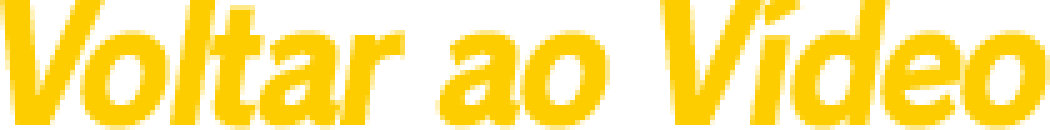
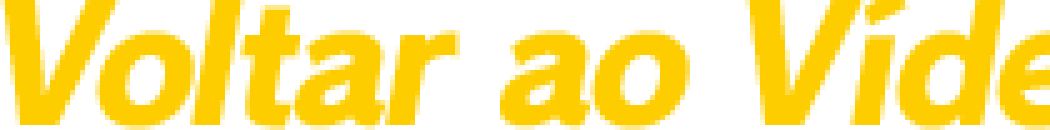
Before/after of a 1050 × 130 layered artwork. What changed in the layer stack:
added layer "Voltar ao Vídeo V2" above "Back to Video V2" over [0,0,1050,130]
hid "Voltar ao Vídeo" over [0,0,1050,130]
